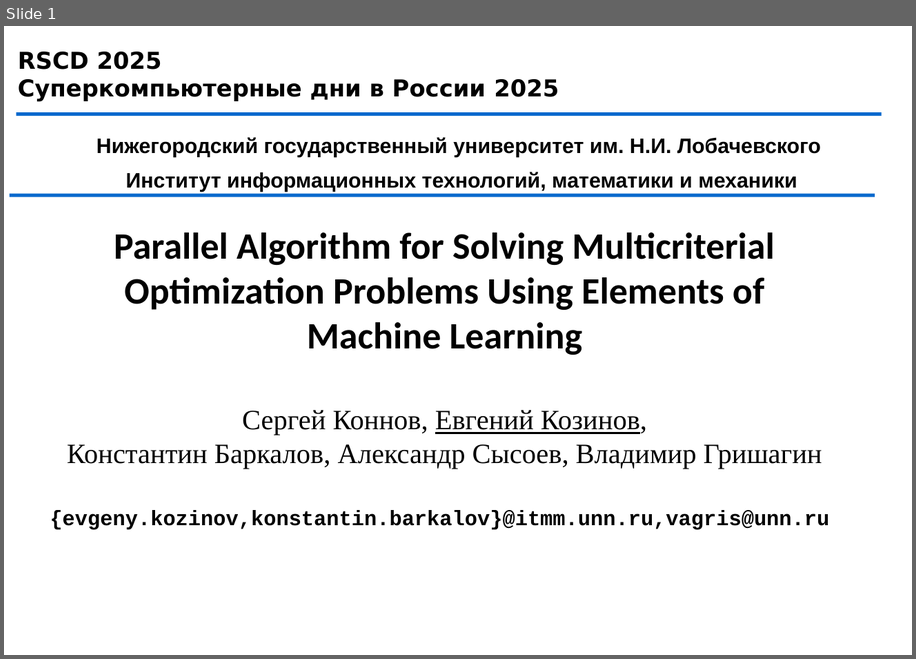
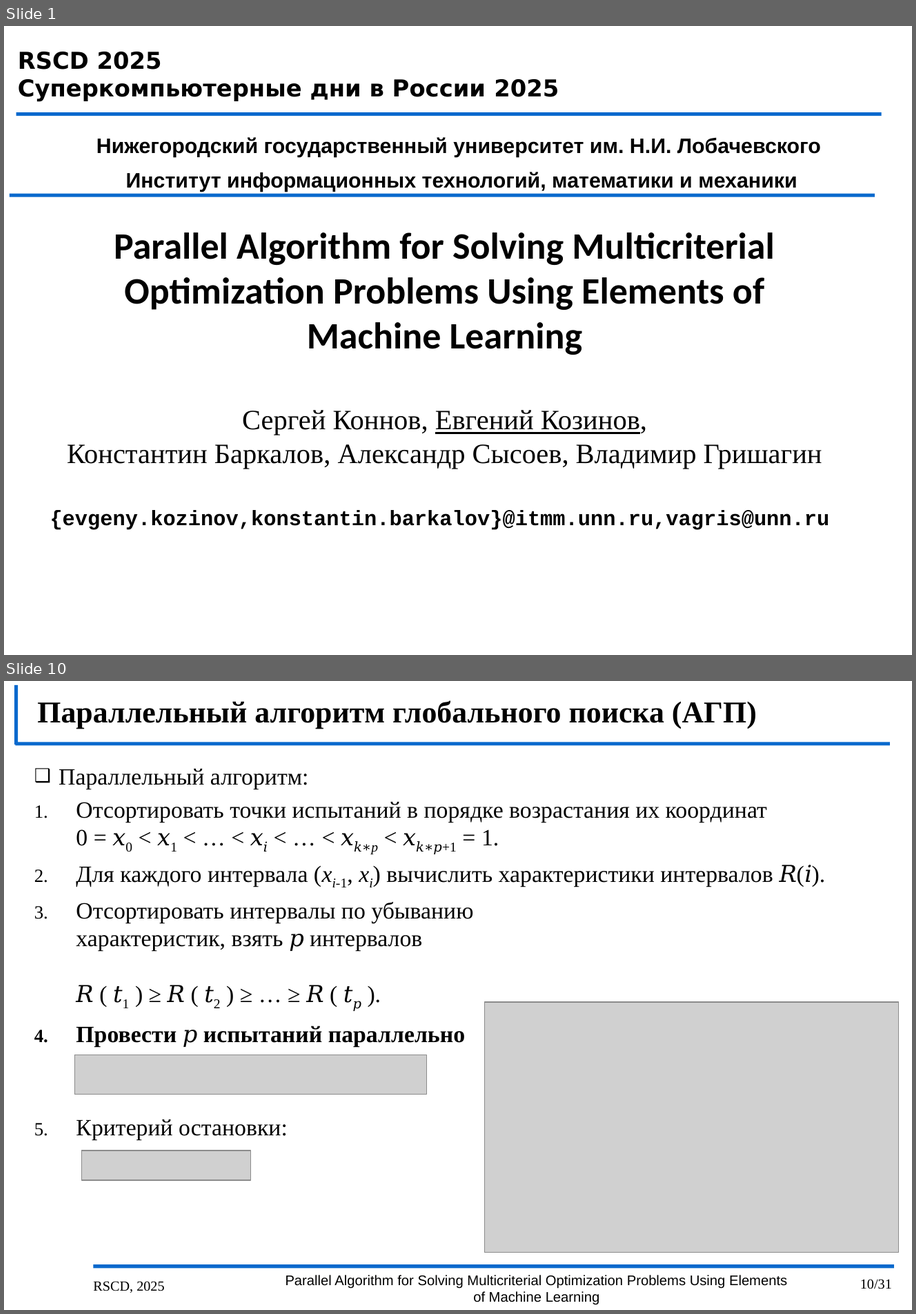
Before and after one commit to kabarkalov/GlobOptPapers, a slide deck: 2025/RSCD_MCO/RSCD25.pptx. Shown one above the other, each under a label of ours: slide 1 before the commit, slides 1 and 10 after it; the slides between them are not shown. The pictures are 916x659 and 916x1314 pixels, drawn with LibreOffice and Linux fonts; fonts in the diff are those of the drawing; grey boxes stand for pictures; background and template pictures are left out. Boxes give left, top, right and bottom in pixels: in the first picture for what was removed or moved away, otherwise in the second. Text is boxed around its words. In the diff, an @@ line names an element or a change of style, - is before the commit and + after.

```diff
--- a/2025/RSCD_MCO/RSCD25.pptx
+++ b/2025/RSCD_MCO/RSCD25.pptx
@@ slide 10 added at [4, 681, 912, 1310], background #FFFFFF @@
@@ line added from (16, 685) to (16, 744), #0969CD 3 pt @@
@@ title added at [37, 700, 757, 729], 26 pt, text #000000, bold @@
+Параллельный алгоритм глобального поиска (АГП)
@@ line added from (16, 744) to (890, 744), #0969CD 3 pt @@
@@ text added at [59, 769, 812, 1140], 20 pt, text #000000 @@
+❑ Параллельный алгоритм:
+1. Отсортировать точки испытаний в порядке возрастания их координат
+   0 = 𝑥0 < 𝑥1 < … < 𝑥𝑖 < … < 𝑥𝑘∗p < 𝑥𝑘∗𝑝+1 = 1.
+2. Для каждого интервала (xi-1, xi) вычислить характеристики интервалов 𝑅(𝑖).
+3. Отсортировать интервалы по убыванию
+   характеристик, взять 𝑝 интервалов
+   𝑅 ( 𝑡1 ) ≥ 𝑅 ( 𝑡2 ) ≥ … ≥ 𝑅 ( 𝑡𝑝 ).
+4. Провести 𝑝 испытаний параллельно
+5. Критерий остановки:
@@ picture added at [484, 1002, 899, 1252] @@
@@ picture added at [74, 1055, 426, 1094] @@
@@ picture added at [82, 1150, 250, 1180] @@
@@ line added from (93, 1266) to (894, 1266), #0969CD 3 pt @@
@@ text added at [93, 1281, 164, 1292], 12 pt, text #000000 @@
+RSCD, 2025
@@ text added at [286, 1274, 787, 1305], 12 pt, text #000000 @@
+Parallel Algorithm for Solving Multicriterial Optimization Problems Using Elements of Machine Learning
@@ page number added at [860, 1279, 892, 1289], 12 pt, text #000000 @@
+10/31
```
Also in this commit, not shown: 17 slides changed, 6 slides removed.
